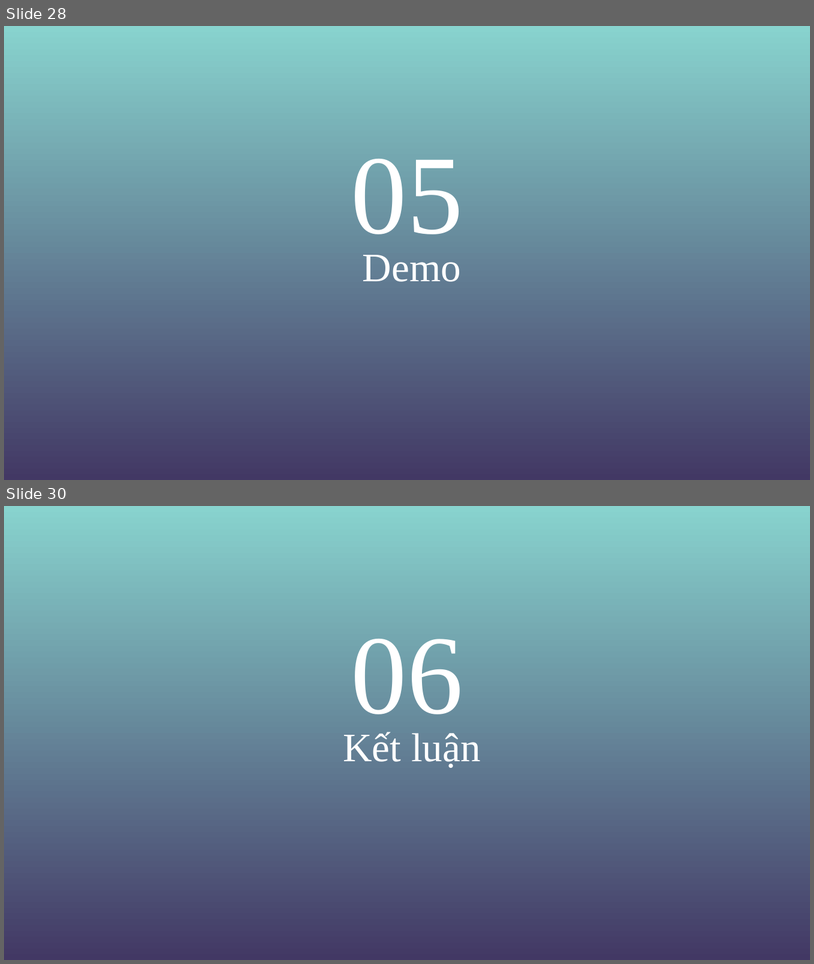
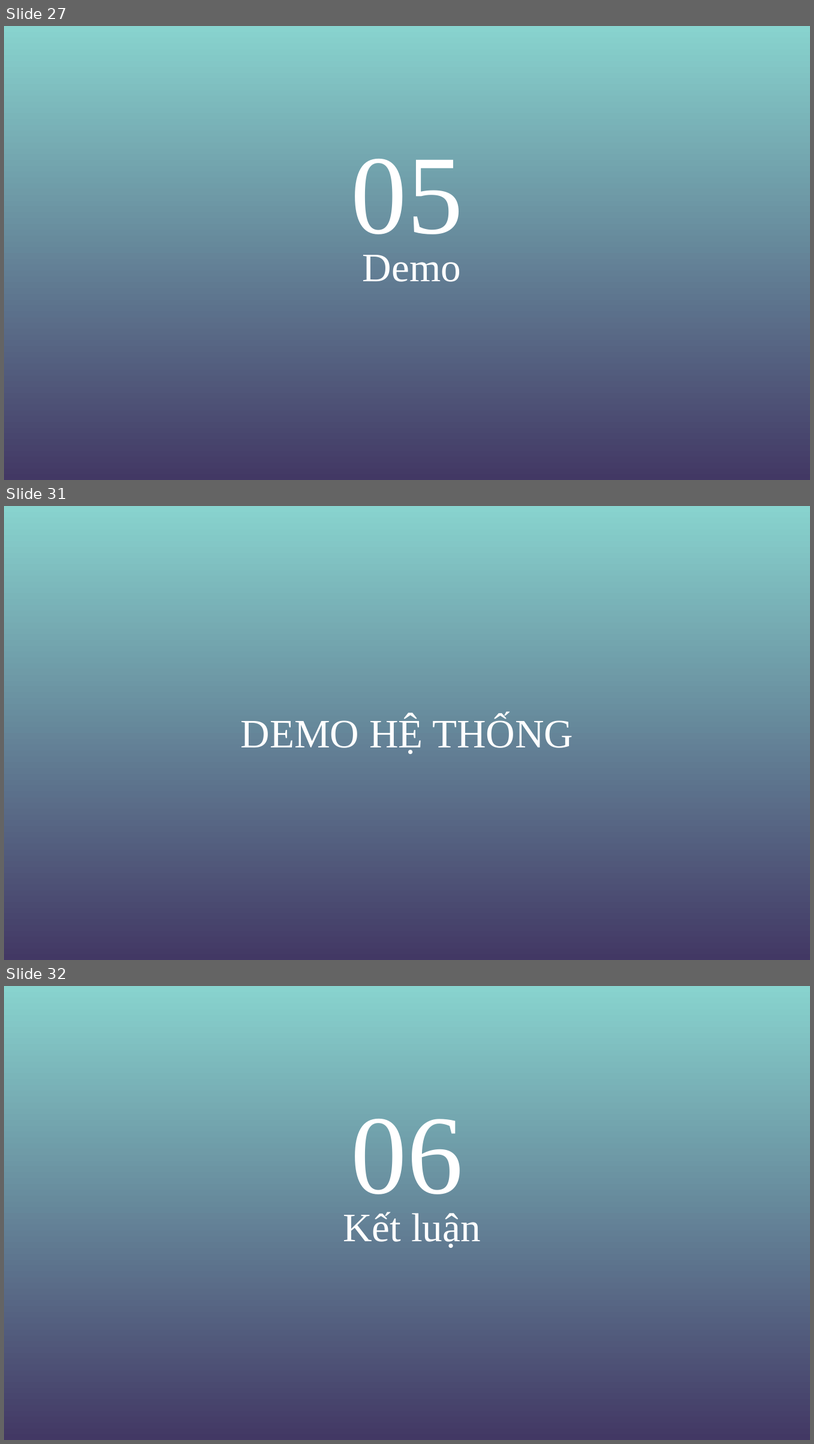
Before and after one commit to hoangtienmanhduc/Nhom14_KienTrucThietKePhanMem-, a slide deck: KTVTKPM.pptx. Shown one above the other, each under a label of ours: slides 28 and 30 before the commit, slides 27, 31 and 32 after it; the slides between them are not shown. The pictures are 814x964 and 814x1444 pixels, drawn with LibreOffice and Linux fonts; fonts in the diff are those of the drawing; background and template pictures are left out. Boxes give left, top, right and bottom in pixels: in the first picture for what was removed or moved away, otherwise in the second. Text is boxed around its words. In the diff, an @@ line names an element or a change of style, - is before the commit and + after.

```diff
--- a/KTVTKPM.pptx
+++ b/KTVTKPM.pptx
@@ slide 31 added at (4, 506, 810, 960), background gradient #88D3CE to #423864 @@
@@ title added at (241, 716, 573, 754), 36 pt, text #FFFFFF @@
+DEMO HỆ THỐNG
@@ what was slide 28 is now slide 27 @@
@@ what was slide 30 is now slide 32 @@
```
Also in this commit, not shown: 5 slides changed, 3 other slides added, 3 slides removed, 1 other file.
